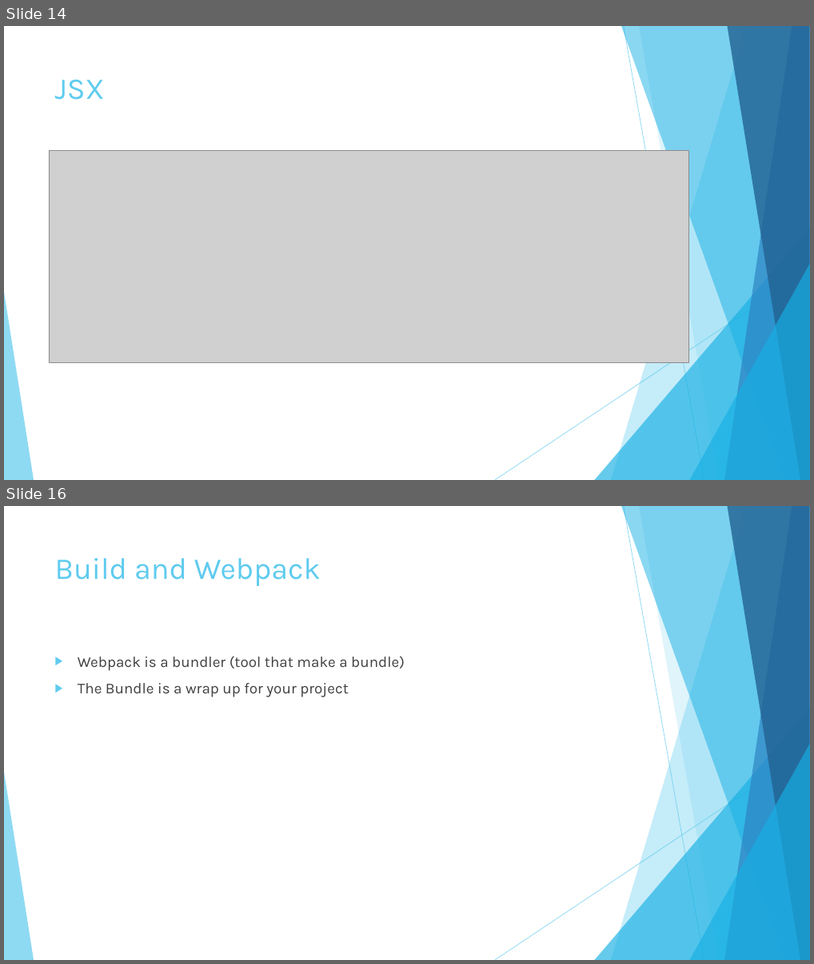
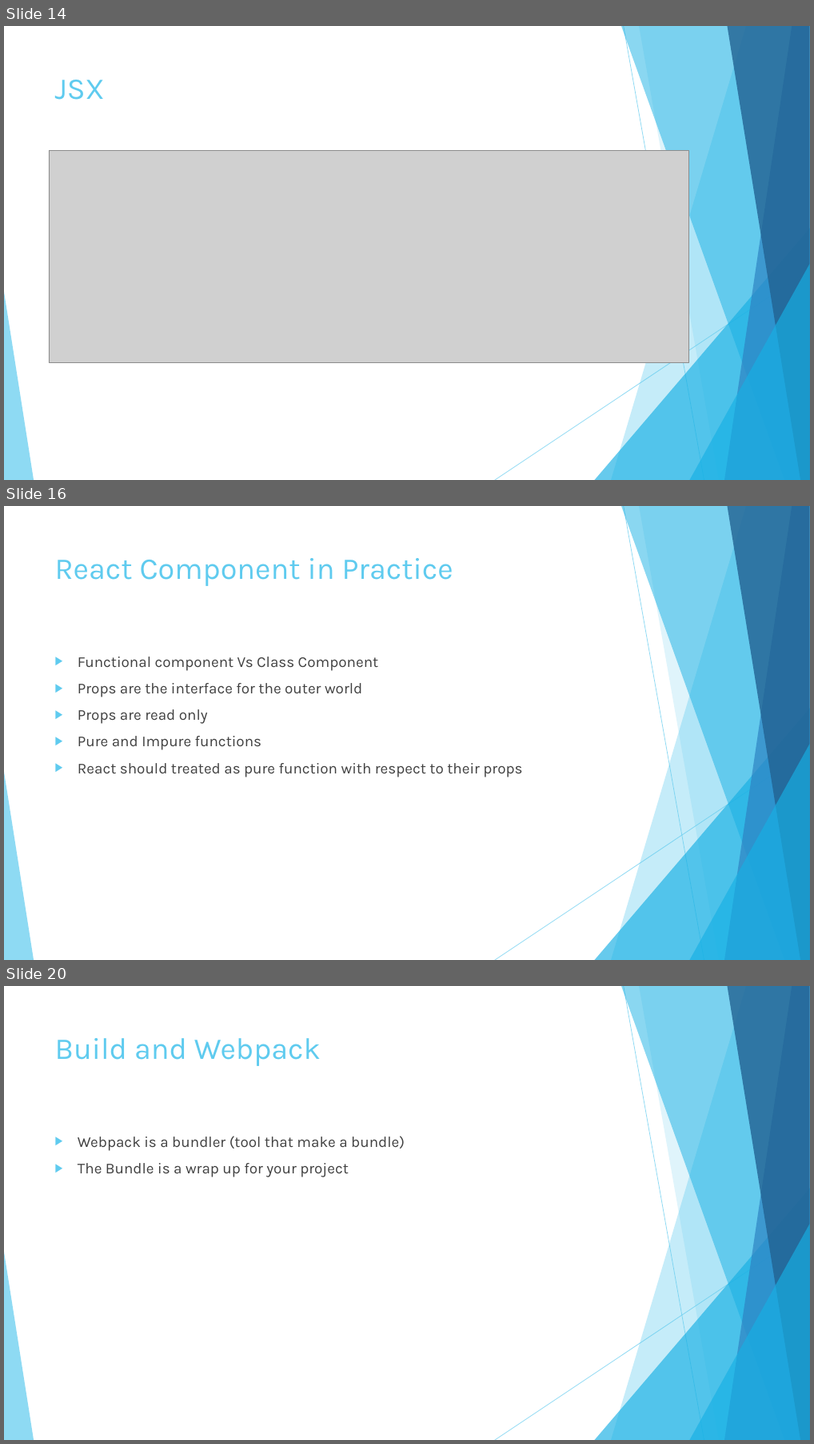
Before and after one commit to suhayb93/ReactCourseTraining, a slide deck: Presentation1.pptx. Shown one above the other, each under a label of ours: slides 14 and 16 before the commit, slides 14, 16 and 20 after it; the slides between them are not shown. The pictures are 814x964 and 814x1444 pixels, drawn with LibreOffice and Linux fonts; fonts in the diff are those of the drawing; grey boxes stand for pictures. Boxes give left, top, right and bottom in pixels: in the first picture for what was removed or moved away, otherwise in the second. Text is boxed around its words. In the diff, an @@ line names an element or a change of style, - is before the commit and + after.

```diff
--- a/Presentation1.pptx
+++ b/Presentation1.pptx
@@ slide 16 added at [4, 506, 810, 960], background #FFFFFF; not listed: 10 template elements that a slide beside it also shows @@
@@ title added at [55, 558, 454, 586], 36 pt, text #5FCBEF @@
+React Component in Practice
@@ text added at [78, 656, 522, 777], 18 pt, text #404040 @@
+▶ Functional component Vs Class Component
+▶ Props are the interface for the outer world
+▶ Props are read only
+▶ Pure and Impure functions
+▶ React should treated as pure function with respect to their props
@@ what was slide 16 is now slide 20 @@
```
Also in this commit, not shown: 2 slides changed, 3 other slides added, 26 other files.
